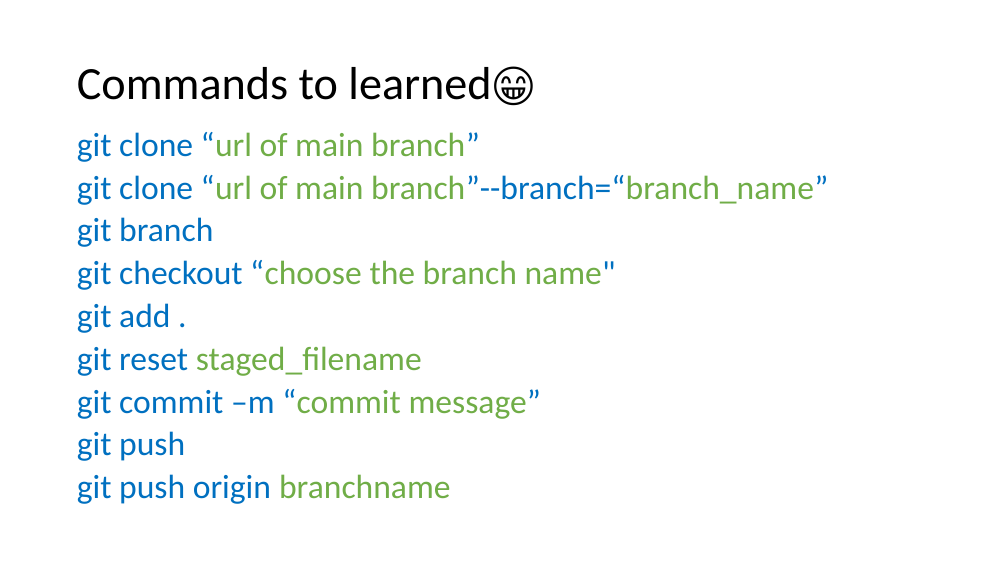
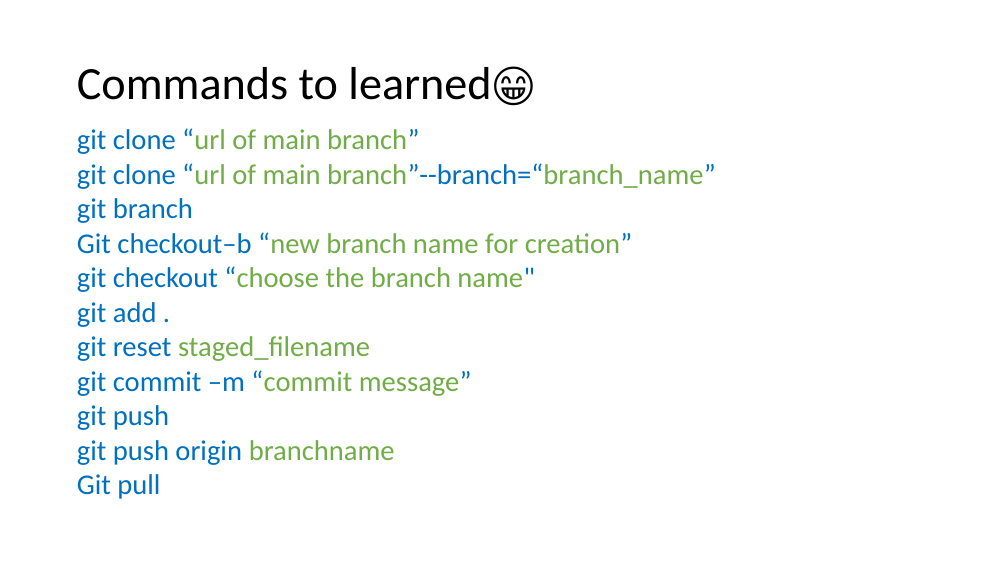
Before and after one commit to kselvan73/Gravity_seizer, a slide deck: slide 12 of Home_done_works/Documents/pptformats/LearningOfGit.pptx (slide 8 before the commit). Drawn at 1008x567 pixels with LibreOffice and Linux fonts; fonts in the diff are those of the drawing. Boxes give left, top, right and bottom in pixels: in the first picture for what was removed or moved away, otherwise in the second. Text is boxed around its words. In the diff, an @@ line names an element or a change of style, - is before the commit and + after.

Commit message:
chore :some changes in ppt of git

```diff
--- a/Home_done_works/Documents/pptformats/LearningOfGit.pptx
+++ b/Home_done_works/Documents/pptformats/LearningOfGit.pptx
@@ text at (x1=77, y1=128, x2=716, y2=465): size 32 to 27.2 pt in "git clone “url of main branch”", "git clone “url of main branch”--branch=“branch_name”", "git branch", "git checkout “choose the branch name"" and 5 more places; line spacing 0.8 to 0.7 @@
@@ text at (x1=77, y1=232, x2=633, y2=254): paragraph added @@
+Git checkout–b “new branch name for creation”
@@ text at (x1=77, y1=474, x2=160, y2=499): paragraph added @@
+Git pull
```
Also in this commit, not shown: 4 slides added.
